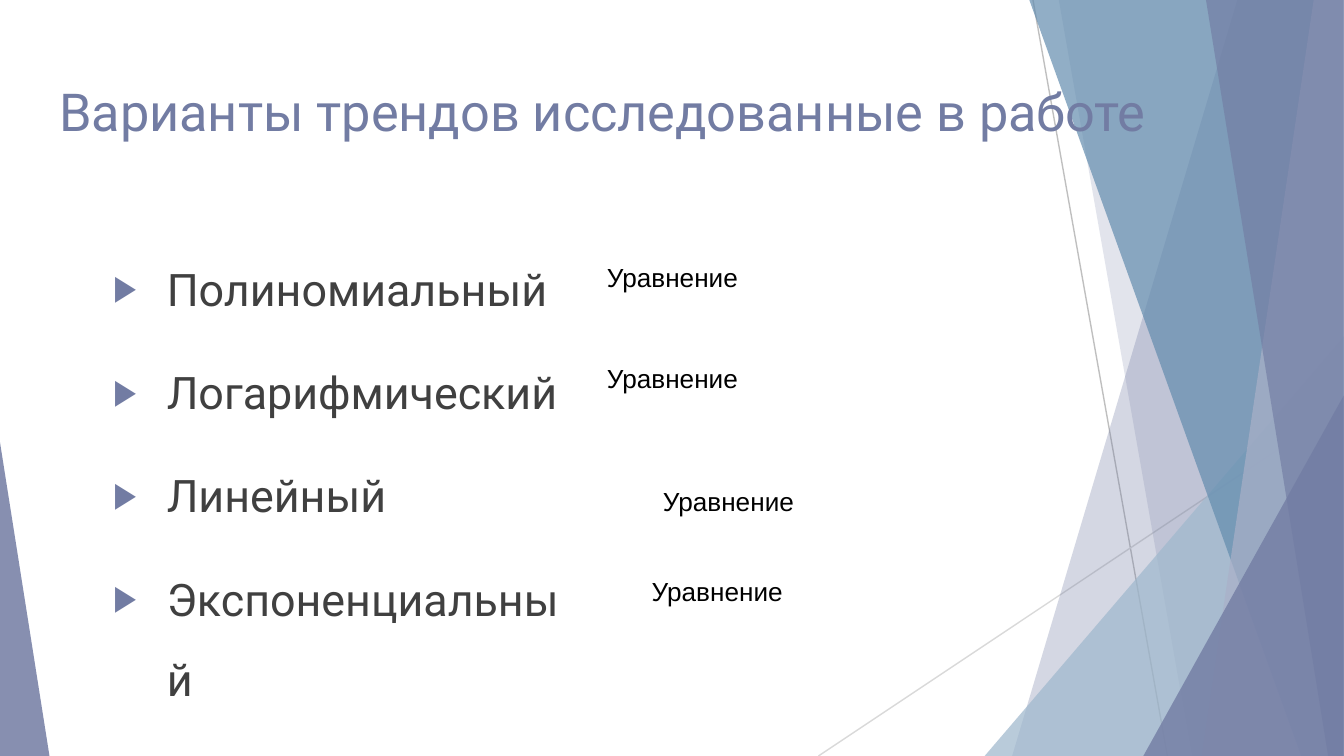
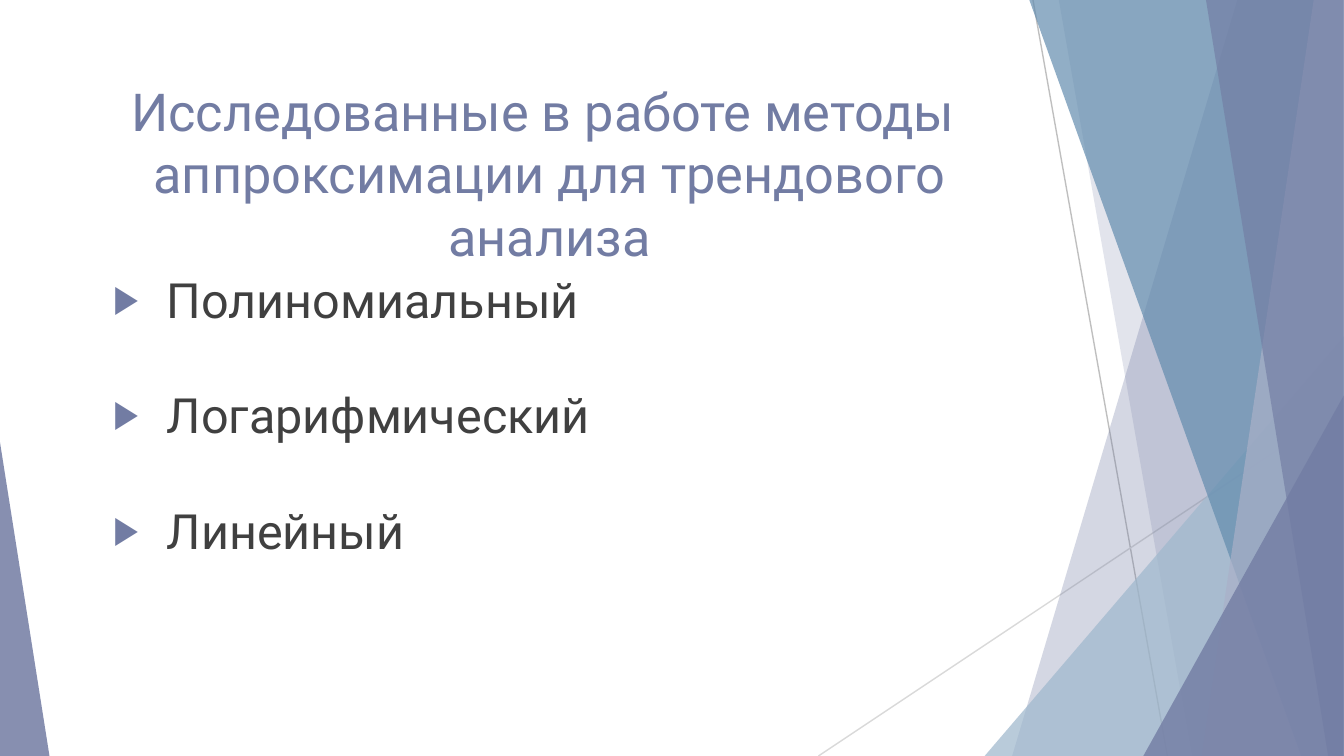
Before and after one commit to NG-Studio-Development/Dissertation, a slide deck: slide 7 of Диссертация/Презентация/Акимов Николай.pptx. Drawn at 1344x756 pixels with LibreOffice and Linux fonts; fonts in the diff are those of the drawing. Boxes give left, top, right and bottom in pixels: in the first picture for what was removed or moved away, otherwise in the second. Text is boxed around its words. In the diff, an @@ line names an element or a change of style, - is before the commit and + after.

```diff
--- a/Диссертация/Презентация/Акимов Николай.pptx
+++ b/Диссертация/Презентация/Акимов Николай.pptx
@@ title at <box>131,91,954,257</box>: text changed @@
-Варианты трендов исследованные в работе
+Исследованные в работе методы
+аппроксимации для трендового анализа
@@ text at <box>167,283,590,550</box>: paragraph removed @@
-▶ Экспоненциальный
@@ text "Полиномиальный" at <box>167,283,590,550</box>: size 24.1 to 26 pt; line spacing 1.5 to 1.6 @@
@@ text removed at <box>607,269,738,293</box> @@
-Уравнение
@@ text removed at <box>607,370,738,394</box> @@
-Уравнение
@@ text removed at <box>663,493,794,517</box> @@
-Уравнение
@@ text removed at <box>652,583,783,606</box> @@
-Уравнение
```
Also in this commit, not shown: 11 other slides changed, 11 slides added, 10 slides removed, 11 other files.
